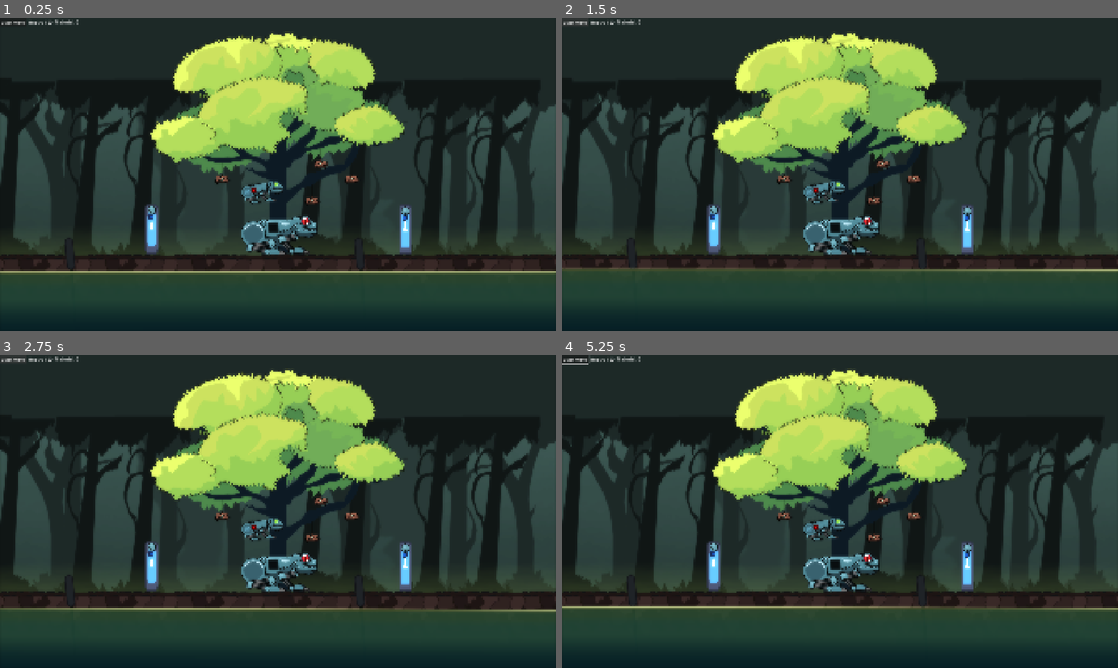
Above: before the commit, frames 1-4 (two rows, left to right).
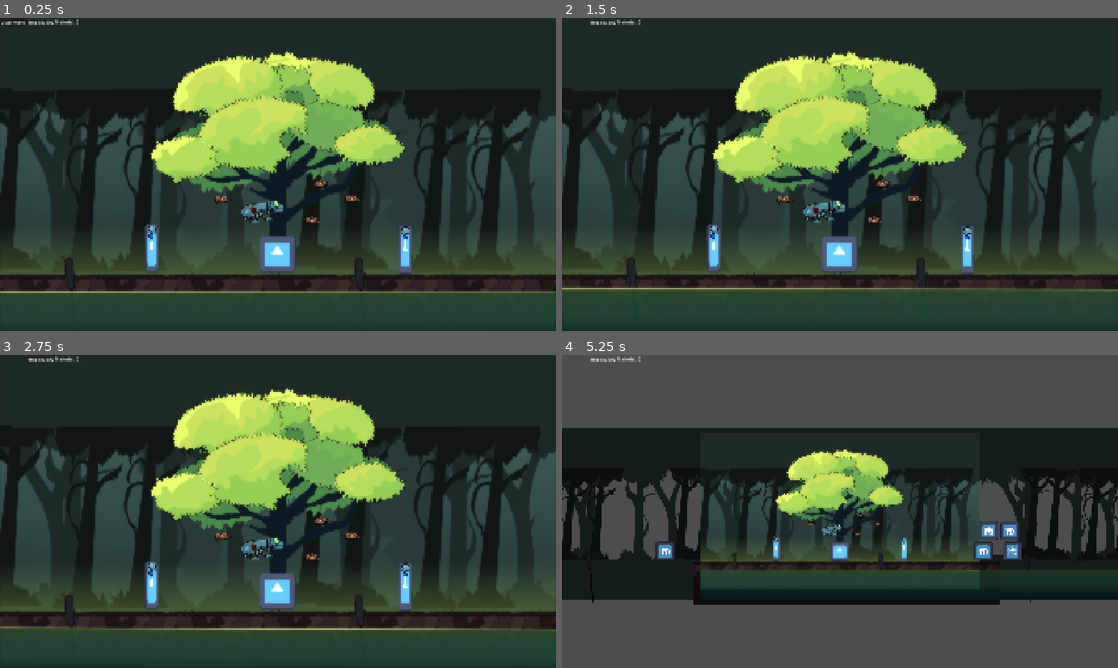
Above: after the commit, the same moments.

Repository: chirp-games/godot-wild-jam-98
Game: Godot game, scene res://game/game.tscn
Two runs of this game, one before a commit and one after it. Both use one fixed random seed, a clock stepped at 60 frames per second and the inputs below. This scene is started directly instead of the project's main scene. The engine's default icon, where the game draws it, is replaced by a stand-in: a white triangle on a blue panel in a dark square.
Inputs (mouse positions are in pixels of both pictures, inside the frame that each line leads up to):
- Up to frame 1 (0.25 s): no input
- Up to frame 2 (1.5 s): click "Start Wave" at 0.5 s; click (573, 21) at 1.25 s, where only the run before the commit has a clickable "Start Wave"
- Up to frame 3 (2.75 s): click (11, 358) at 2 s, where only the run before the commit has a clickable "Start Wave"
- Up to frame 4 (5.25 s): drag from (712, 564) to (840, 508) at 2.77 s; tap Enter at 3.5 s; drag from (712, 555) to (840, 508) at 3.52 s; tap Space at 4.25 s; move the mouse to (967, 567) at 4.27 s; hold C (enter_command_mode) 4.28-5 s; click (967, 567) at 4.42 s; tap Right (r) at 4.55 s; drag from (967, 555) to (712, 558) at 5.02 s

The runs differ from the first frame. In frame 1, 33% of the frame differs, in the area x 0-100%, y 1-98%; in frame 2, 31%; in frame 3, 33%; in frame 4, 76%, in the area x 0-100%, y 0-100%.
Error before the commit: Trying to assign value of type 'Skeleton2D' to a variable of type 'player.gd'. (res://game/game.gd:8)

Commit message:
have parallex ignore all mouse events

Diff:
--- a/game/game.tscn
+++ b/game/game.tscn
@@ -155,7 +155,7 @@
 shader_parameter/foam_mix_intensity = 0.0010000000475
 shader_parameter/mix_3_intensity = 0.0110000005225
 shader_parameter/mix_4_intensity = 0.04400000209
-shader_parameter/wave_amplitude = 0.010000000474974513
+shader_parameter/wave_amplitude = 0.01000000047497451
 shader_parameter/wave_frequency = 0.7853981633974483
 
 [sub_resource type="PlaceholderTexture2D" id="PlaceholderTexture2D_pxxsx"]
@@ -196,6 +196,7 @@
 offset_right = 284.0
 offset_bottom = 25.0
 text = "Material: 0"
+
 [node name="CompleteBack" type="Parallax2D" parent="." unique_id=455343732]
 scroll_scale = Vector2(0, 0)
 
@@ -206,6 +207,7 @@
 offset_right = 1079.9557
 offset_bottom = 2999.8608
 rotation = -1.5707964
+mouse_filter = 2
 texture = SubResource("GradientTexture2D_leid8")
 metadata/_edit_lock_ = true
 
@@ -252,6 +254,7 @@
 [node name="ColorRect" type="ColorRect" parent="CloseTree1" unique_id=303853303]
 offset_right = 1919.0
 offset_bottom = 284.0
+mouse_filter = 2
 color = Color(0.078431375, 0.10980392, 0.105882354, 1)
 
 [node name="ColorRect2" type="ColorRect" parent="CloseTree1" unique_id=208427144]
@@ -259,6 +262,7 @@
 offset_top = 896.0
 offset_right = 1921.0
 offset_bottom = 1170.0
+mouse_filter = 2
 color = Color(0.078431375, 0.10980392, 0.105882354, 1)
 
 [node name="ColorRect3" type="ColorRect" parent="CloseTree1" unique_id=1512602291]
@@ -266,6 +270,7 @@
 offset_top = 869.0
 offset_right = 1247.0
 offset_bottom = 916.0
+mouse_filter = 2
 color = Color(0.078431375, 0.10980392, 0.105882354, 1)
 
 [node name="CloseTree2" type="Parallax2D" parent="." unique_id=1591368731]
@@ -303,6 +308,7 @@
 offset_right = 1941.6694
 offset_bottom = 985.0
 scale = Vector2(0.98883986, 1.3644013)
+mouse_filter = 2
 texture = SubResource("PlaceholderTexture2D_jdpby")
 
 [node name="World" type="Node2D" parent="." unique_id=2017723709]
@@ -339,13 +345,12 @@
 [node name="CollisionShape2D" type="CollisionShape2D" parent="World/StaticBody2D" unique_id=261182031]
 shape = SubResource("WorldBoundaryShape2D_6w6ra")
 
-[node name="Player" parent="World" unique_id=1271694453 groups=["player"] instance=ExtResource("4_l8g03")]
-unique_name_in_owner = true
-position = Vector2(8, -66)
+[node name="Player" parent="World" unique_id=1271694453 groups=["player"] instance=ExtResource("12_4cobl")]
+unique_name_in_owner = true
 
 [node name="PlayerCamera" type="Camera2D" parent="World/Player" unique_id=1479909743]
 unique_name_in_owner = true
-position = Vector2(-6, -208)
+position = Vector2(2, -274)
 
 [node name="Wires" type="Node2D" parent="World" unique_id=1126853350]
 unique_name_in_owner = true
@@ -377,6 +382,7 @@
 material = SubResource("ShaderMaterial_ln7ps")
 offset_right = 1920.0
 offset_bottom = 1080.0
+mouse_filter = 2
 texture = SubResource("PlaceholderTexture2D_pxxsx")
 
 [node name="PostProcess" type="Parallax2D" parent="." unique_id=1313654772]
@@ -387,6 +393,7 @@
 material = SubResource("ShaderMaterial_u8s88")
 offset_right = 1920.0
 offset_bottom = 1080.0
+mouse_filter = 2
 metadata/_edit_lock_ = true
 
 [connection signal="spawn_enemy" from="WaveSpawner" to="." method="_on_wave_spawner_spawn_enemy"]
--- a/resources/tilemap.tres
+++ b/resources/tilemap.tres
@@ -279,6 +279,7 @@
 shader_parameter/wind_end_threshold_2 = 0.1
 shader_parameter/wind_strength = 0.1210000057475
 shader_parameter/wind_speed = 0.32600000896522996
+shader_parameter/brightness = 1.0
 shader_parameter/scale = 1.0
 
 [sub_resource type="ShaderMaterial" id="ShaderMaterial_cg7iu"]
@@ -288,6 +289,7 @@
 shader_parameter/wind_end_threshold_2 = 0.1
 shader_parameter/wind_strength = 0.2
 shader_parameter/wind_speed = 1.0
+shader_parameter/brightness = 1.0
 shader_parameter/scale = 1.0
 
 [sub_resource type="TileSetAtlasSource" id="TileSetAtlasSource_ewfi8"]
Not shown: 1 places in game/game.tscn that only renumber resources
